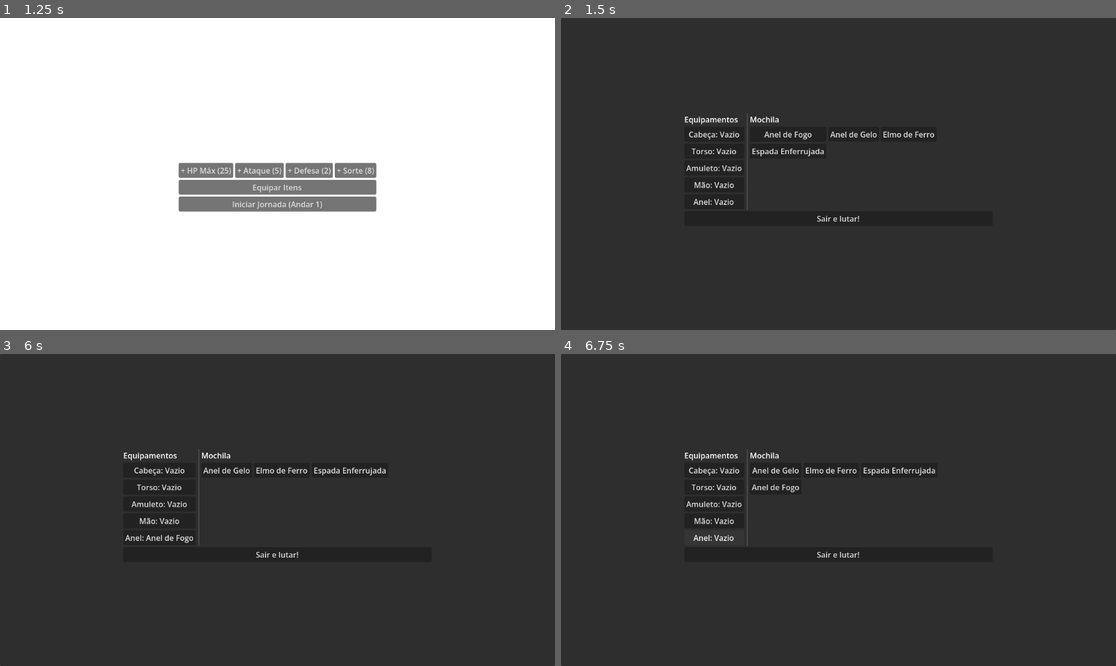
Above: before the commit, frames 1-4 (two rows, left to right).
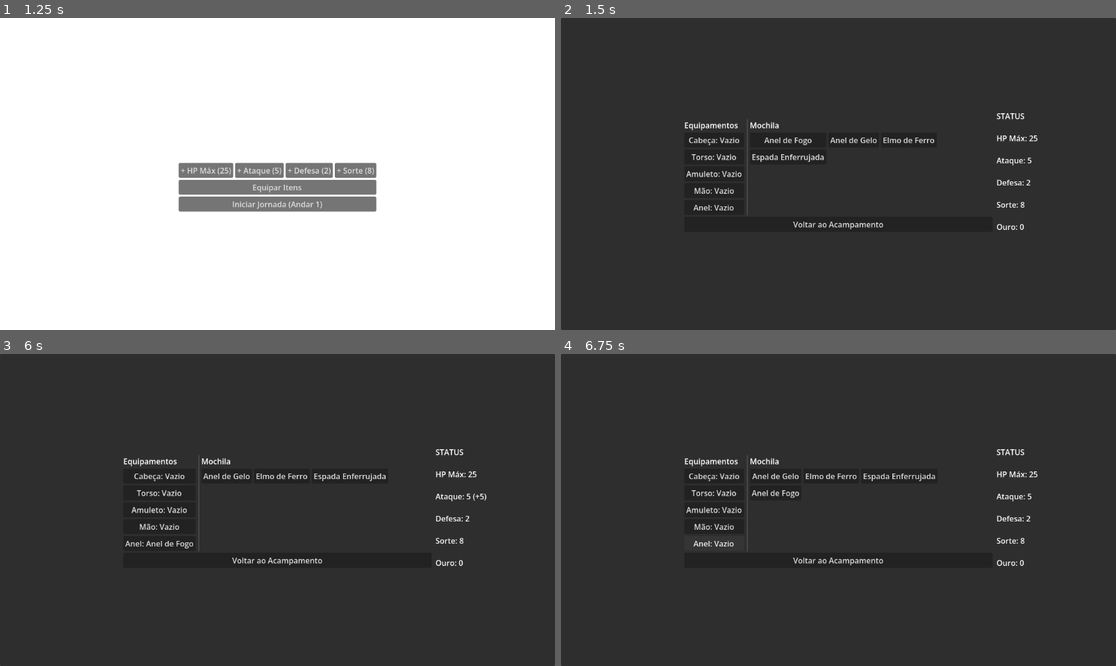
Above: after the commit, the same moments.

Repository: Italojztrindade/echo
Game: Godot game, scene res://scenes/CharacterSelect.tscn
The game is run twice, just before and just after one commit, with the same random seed, the same clock (stepped at 60 frames per second) and the same inputs.
Inputs:
- Up to frame 1 (1.25 s): click "Explorador Revela uma carta a…" at 0.5 s
- Up to frame 2 (1.5 s): click "Equipar Itens" at 1.25 s
- Up to frame 3 (6 s): click "Cabeça: Vazio" at 2 s; click "Torso: Vazio" at 2.75 s; click "Amuleto: Vazio" at 3.5 s; click "Mão: Vazio" at 4.25 s; click "Anel: Vazio" at 5 s; click "Anel de Fogo" at 5.75 s
- Up to frame 4 (6.75 s): click "Anel: Anel de Fogo" at 6.5 s

Frame 1 is identical in both runs. In frame 2, 2.5% of the frame differs, in the area x 22-86%, y 30-68%; in frame 3, 2.5%; in frame 4, 2.5%.

Commit message:
status de recompensa e stats

Diff:
--- a/core/CombatManager.gd
+++ b/core/CombatManager.gd
@@ -178,6 +178,8 @@
 
 	# 7. Verifica morte
 	if _enemy_current_hp <= 0:
+		var xp_ganha = _current_enemy_data.stats.xp_reward
+		_player_data.add_xp(xp_ganha)
 		_win_battle()
 		RunManager.current_player_hp = _player_current_hp
 		SignalBus.enemy_defeated.emit()
--- a/data/status_aranha.tres
+++ b/data/status_aranha.tres
@@ -9,4 +9,7 @@
 base_defense = 1
 max_mp = 3
 xp_reward = 30
+min_gold_drop = 10
+max_gold_drop = 17
+item_drop_chance = 2.0
 metadata/_custom_type_script = "uid://c17xjpglpupvk"
--- a/data/status_esqueleto.tres
+++ b/data/status_esqueleto.tres
@@ -10,4 +10,7 @@
 base_luck = 12
 max_mp = 4
 xp_reward = 60
+min_gold_drop = 22
+max_gold_drop = 32
+item_drop_chance = 6.0
 metadata/_custom_type_script = "uid://c17xjpglpupvk"
--- a/data/status_goblin.tres
+++ b/data/status_goblin.tres
@@ -8,5 +8,8 @@
 base_defense = 1
 base_luck = 10
 max_mp = 0
-xp_reward = 32
+xp_reward = 35
+min_gold_drop = 12
+max_gold_drop = 20
+item_drop_chance = 3.0
 metadata/_custom_type_script = "uid://c17xjpglpupvk"
--- a/data/status_lobo.tres
+++ b/data/status_lobo.tres
@@ -9,5 +9,8 @@
 base_defense = 2
 base_luck = 8
 max_mp = 0
-xp_reward = 60
+xp_reward = 65
+min_gold_drop = 28
+max_gold_drop = 40
+item_drop_chance = 8.0
 metadata/_custom_type_script = "uid://c17xjpglpupvk"
--- a/data/status_morcego.tres
+++ b/data/status_morcego.tres
@@ -9,4 +9,6 @@
 base_luck = 15
 max_mp = 2
 xp_reward = 9
+max_gold_drop = 8
+item_drop_chance = 1.0
 metadata/_custom_type_script = "uid://c17xjpglpupvk"
--- a/data/status_ogro.tres
+++ b/data/status_ogro.tres
@@ -9,4 +9,7 @@
 base_defense = 8
 max_mp = 10
 xp_reward = 300
+min_gold_drop = 75
+max_gold_drop = 110
+item_drop_chance = 25.0
 metadata/_custom_type_script = "uid://c17xjpglpupvk"
--- a/data/status_slime.tres
+++ b/data/status_slime.tres
@@ -9,4 +9,7 @@
 base_luck = 0
 max_mp = 0
 xp_reward = 8
+min_gold_drop = 3
+max_gold_drop = 6
+item_drop_chance = 0.5
 metadata/_custom_type_script = "uid://c17xjpglpupvk"
--- a/data/status_zumbi.tres
+++ b/data/status_zumbi.tres
@@ -10,4 +10,7 @@
 base_luck = 0
 max_mp = 0
 xp_reward = 33
+min_gold_drop = 15
+max_gold_drop = 24
+item_drop_chance = 4.0
 metadata/_custom_type_script = "uid://c17xjpglpupvk"
--- a/resources/CharacterStats.gd
+++ b/resources/CharacterStats.gd
@@ -8,7 +8,12 @@
 @export var base_defense: int = 0
 @export var base_luck: int = 5 # Representa % de chance de crítico
 @export var max_mp: int = 5
-@export var xp_reward: int = 15 # Valor padrão
+
+@export_category("Recompensas")
+@export var xp_reward: int = 15
+@export var min_gold_drop: int = 5
+@export var max_gold_drop: int = 15
+@export var item_drop_chance: float = 5.0
 
 # Função utilitária para facilitar se precisarmos duplicar/clonar status no futuro
 func get_clone() -> CharacterStats:
--- a/resources/PlayerData.gd
+++ b/resources/PlayerData.gd
@@ -11,9 +11,34 @@
 @export var current_xp: int = 0
 @export var xp_required_for_next_level: int = 100
 @export var unspent_stat_points: int = 5
-
+@export var current_gold: int = 0
 
 @export_category("Passive Skill")
 # Identificador único. Ex: "explorer", "arcanist", "hunter"
 @export var passive_id: String
 @export_multiline var passive_description: String
+
+
+func add_xp(amount: int) -> void:
+	current_xp += amount
+	print("Recebeu %d de XP! (Total: %d/%d)" % [amount, current_xp, xp_required_for_next_level])
+
+	# Usa um 'while' caso o jogador ganhe muita XP de uma vez e suba 2 níveis seguidos
+	while current_xp >= xp_required_for_next_level:
+		_level_up()
+
+func add_gold(amount: int) -> void:
+	current_gold += amount
+	print("Encontrou %d de Ouro! (Total: %d)" % [amount, current_gold])
+
+func _level_up() -> void:
+	current_level += 1
+	current_xp -= xp_required_for_next_level
+	unspent_stat_points += 3 # O jogador ganha 3 pontos por nível (ajuste como quiser!)
+
+	# Aumenta a dificuldade do próximo nível em 20%
+	xp_required_for_next_level = int(xp_required_for_next_level * 1.2)
+
+	print("\n*** LEVEL UP! ***")
+	print("Herói alcançou o Nível %d!" % current_level)
+	print("Pontos disponíveis para distribuir: %d\n" % unspent_stat_points)
--- a/scenes/InventoryScreen.gd
+++ b/scenes/InventoryScreen.gd
@@ -7,27 +7,46 @@
 @onready var weapon_button = %WeaponButton
 @onready var ring_button = %RingButton
 @onready var bag_grid = %BagGrid
-@onready var go_to_combat_button = %GoToCombatButton
+@onready var back_button = %BackButton
+@onready var player_stats_label = %PlayerStatsLabel
+@onready var item_description_label = %ItemDescriptionLabel
 
 
 func _ready() -> void:
-	# Conecta os cliques dos botões do corpo
+	# 1. Conecta os cliques dos botões de equipamento
 	head_button.pressed.connect(_on_slot_clicked.bind(RelicData.EquipmentSlot.HEAD))
 	chest_button.pressed.connect(_on_slot_clicked.bind(RelicData.EquipmentSlot.CHEST))
 	amulet_button.pressed.connect(_on_slot_clicked.bind(RelicData.EquipmentSlot.AMULET))
 	weapon_button.pressed.connect(_on_slot_clicked.bind(RelicData.EquipmentSlot.WEAPON))
 	ring_button.pressed.connect(_on_slot_clicked.bind(RelicData.EquipmentSlot.RING))
 
-	go_to_combat_button.pressed.connect(_on_go_to_combat_pressed)
+	# 2. Conecta o botão de voltar
+	back_button.pressed.connect(_on_back_button_pressed)
+
+	# 3. Conecta o "Passar o mouse" (Hover) nos botões equipados
+	head_button.mouse_entered.connect(func(): _on_slot_hovered(RelicData.EquipmentSlot.HEAD))
+	chest_button.mouse_entered.connect(func(): _on_slot_hovered(RelicData.EquipmentSlot.CHEST))
+	amulet_button.mouse_entered.connect(func(): _on_slot_hovered(RelicData.EquipmentSlot.AMULET))
+	weapon_button.mouse_entered.connect(func(): _on_slot_hovered(RelicData.EquipmentSlot.WEAPON))
+	ring_button.mouse_entered.connect(func(): _on_slot_hovered(RelicData.EquipmentSlot.RING))
+
+	# 4. Conecta o "Tirar o mouse" nos botões equipados
+	head_button.mouse_exited.connect(_on_item_unhovered)
+	chest_button.mouse_exited.connect(_on_item_unhovered)
+	amulet_button.mouse_exited.connect(_on_item_unhovered)
+	weapon_button.mouse_exited.connect(_on_item_unhovered)
+	ring_button.mouse_exited.connect(_on_item_unhovered)
+
+	_on_item_unhovered() # Define o texto padrão do painel
 	refresh_ui()
 
-# Atualiza toda a tela (chamamos isso sempre que um item for movido)
+# --- ATUALIZAÇÃO DA INTERFACE ---
 func refresh_ui() -> void:
 	_update_equipped_slots()
 	_update_bag()
+	_update_player_stats() # <--- Agora os status atualizam toda vez que você mexe em um item!
 
 func _update_equipped_slots() -> void:
-	# Atualiza o texto dos botões dependendo se há algo equipado
 	_set_slot_button_ui(head_button, RelicData.EquipmentSlot.HEAD, "Cabeça")
 	_set_slot_button_ui(chest_button, RelicData.EquipmentSlot.CHEST, "Torso")
 	_set_slot_button_ui(amulet_button, RelicData.EquipmentSlot.AMULET, "Amuleto")
@@ -38,39 +57,90 @@
 	var item = InventoryManager.equipped_slots.get(slot_type)
 	if item != null:
 		btn.text = slot_name + ": " + item.relic_name
-		# btn.icon = item.icon # (Descomente se tiver ícones!)
 	else:
 		btn.text = slot_name + ": Vazio"
-		# btn.icon = null
 
 func _update_bag() -> void:
-	# 1. Limpa o grid da mochila
 	for child in bag_grid.get_children():
 		child.queue_free()
 
-	# 2. Recria os botões baseados na mochila do InventoryManager
 	for item in InventoryManager.bag:
 		var btn = Button.new()
 		btn.text = item.relic_name
-		# btn.icon = item.icon
 
-		# Conecta o clique desse botão recém-criado à função de equipar
 		btn.pressed.connect(_on_bag_item_clicked.bind(item))
+
+		# Adiciona a função de hover para as cartas geradas na mochila!
+		btn.mouse_entered.connect(_on_item_hovered.bind(item))
+		btn.mouse_exited.connect(_on_item_unhovered)
+
 		bag_grid.add_child(btn)
+
+# --- SISTEMA DE STATUS E DESCRIÇÕES ---
+
+func _update_player_stats() -> void:
+	var player = RunManager.current_player
+	if player == null: return
+
+	# Puxa os totais atuais fornecidos pelos equipamentos
+	var bonus_atk = InventoryManager.get_total_modifier("damage")
+	var bonus_def = InventoryManager.get_total_modifier("defense")
+	var bonus_luck = InventoryManager.get_total_modifier("luck") if InventoryManager.has_method("get_total_modifier") else 0
+
+	# Monta o texto mostrando o Base + o Bônus
+	var text = "STATUS \n\n"
+
+	text += "HP Máx: %d \n" % player.stats.max_hp
+
+	text += "\nAtaque: %d " % player.stats.base_attack
+	if bonus_atk > 0: text += "(+%d)\n" % bonus_atk
+	else: text += "\n"
+
+	text += "\nDefesa: %d " % player.stats.base_defense
+	if bonus_def > 0: text += "(+%d)\n" % bonus_def
+	else: text += "\n"
+
+	text += "\nSorte: %d " % player.stats.base_luck
+	if bonus_luck > 0: text += "(+%d)\n" % bonus_luck
+	else: text += ""
+
+	text += "\n\nOuro: %d" % player.current_gold
+
+	if player_stats_label != null:
+		player_stats_label.text = text
+
+func _on_slot_hovered(slot_type: RelicData.EquipmentSlot) -> void:
+	var item = InventoryManager.equipped_slots.get(slot_type)
+	if item != null:
+		_on_item_hovered(item)
+	else:
+		_on_item_unhovered()
+
+func _on_item_hovered(item: RelicData) -> void:
+	if item_description_label != null:
+		# Nota: Se o seu arquivo RelicData.gd tiver nomes de variáveis diferentes,
+		# troque o "modifier_value" e "modifier_type" pelos nomes corretos abaixo!
+		var desc = item.description if "description" in item else "Uma relíquia misteriosa."
+		var mod_val = item.modifier_value if "modifier_value" in item else 0
+		var mod_type = item.modifier_type if "modifier_type" in item else "Status"
+
+		item_description_label.text = "[ %s ]\n\n%s\n\nBônus: +%d de %s" % [item.relic_name, desc, mod_val, mod_type]
+
+func _on_item_unhovered() -> void:
+	if item_description_label != null:
+		item_description_label.text = "Passe o mouse sobre um item para ver os detalhes."
 
 # --- REGRAS DE INTERAÇÃO ---
 
 func _on_slot_clicked(slot_type: RelicData.EquipmentSlot) -> void:
-	# Se tem algo equipado, tira e joga na mochila
 	if InventoryManager.equipped_slots.get(slot_type) != null:
 		InventoryManager.unequip_slot(slot_type)
 		refresh_ui()
 
 func _on_bag_item_clicked(item: RelicData) -> void:
-	# Clicou na mochila, tenta equipar
 	InventoryManager.equip_item(item)
 	refresh_ui()
 
-func _on_go_to_combat_pressed() -> void:
-	# Ao fechar a mochila, o jogador é arremessado direto para a batalha!
-	get_tree().change_scene_to_file("res://scenes/Board.tscn")
+func _on_back_button_pressed() -> void:
+	# Agora volta para o Acampamento invés de puxar o combate!
+	get_tree().change_scene_to_file("res://scenes/PreparationScreen.tscn")
--- a/scenes/InventoryScreen.tscn
+++ b/scenes/InventoryScreen.tscn
@@ -27,9 +27,9 @@
 anchor_right = 0.5
 anchor_bottom = 0.5
 offset_left = -320.0
-offset_top = -140.0
+offset_top = -156.0
 offset_right = 320.0
-offset_bottom = 124.0
+offset_bottom = 164.0
 grow_horizontal = 2
 grow_vertical = 2
 
@@ -95,7 +95,15 @@
 layout_mode = 2
 columns = 3
 
-[node name="GoToCombatButton" type="Button" parent="MarginContainer/MainVBox/VBoxContainer" unique_id=215709745]
+[node name="BackButton" type="Button" parent="MarginContainer/MainVBox/VBoxContainer" unique_id=215709745]
 unique_name_in_owner = true
 layout_mode = 2
-text = "Sair e lutar!"
+text = "Voltar ao Acampamento"
+
+[node name="PlayerStatsLabel" type="RichTextLabel" parent="." unique_id=219383195]
+unique_name_in_owner = true
+layout_mode = 0
+offset_left = 904.0
+offset_top = 192.0
+offset_right = 1096.0
+offset_bottom = 448.0
--- a/scenes/PreparationScreen.gd
+++ b/scenes/PreparationScreen.gd
@@ -83,9 +83,9 @@
 			player.stats.max_hp += 5 # HP sobe de 5 em 5
 			RunManager.current_player_hp += 5 # Já cura o jogador na hora também!
 		"atk":
-			player.stats.base_attack += 10
+			player.stats.base_attack += 1
 		"def":
-			player.stats.base_defense += 10
+			player.stats.base_defense += 1
 		"luck":
 			player.stats.base_luck += 1
 
